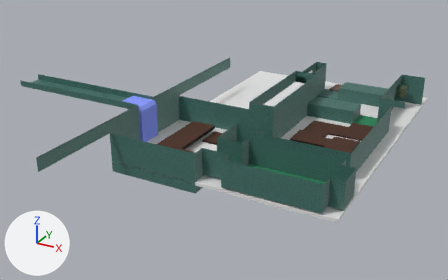
Renders of the Blender file Assets/World/Level0/Raw/Level0.blend from each side of a commit.
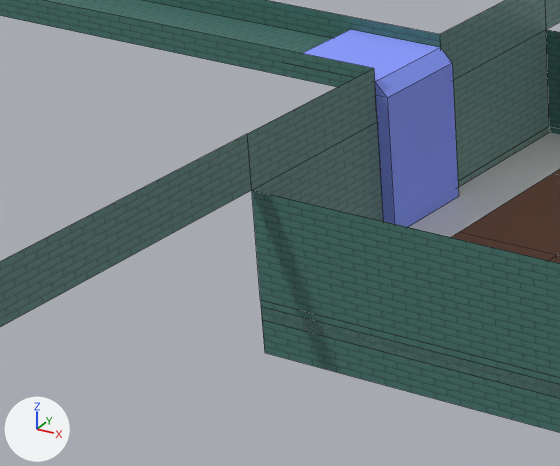
Each version is shown whole from a 50 mm lens placed at (54.2, -110.1, 76.8), pointed at (-34.5, 51.2, -3.9), then close up on the part from 11% to 41% of the width and 32% to 71% of the height. Lighting does not change. The marker at lower left points along +X, +Y and +Z. The close-ups show mesh edges as thin lines.

Names of what the first close-up shows: 'Lava 0', 'Level 0', 'Waterfall'.
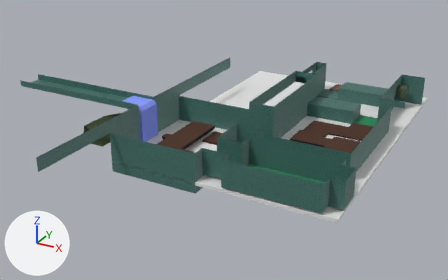
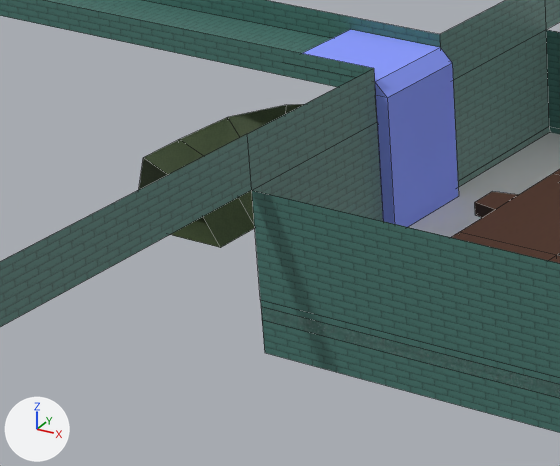
Where the change shows, as pixel boxes (x1, y1, x2, y2) in the close-ups (560 x 466 px):
part 1 of me_plane, built on (green)
    after: (139, 104, 304, 248)
part 2 of me_plane, added
    after: (475, 191, 518, 217)

Edits to the bpy script that builds the scene:
```text
Change me_plane:
    used by ob_level_0; location = (0.0, 0.0, 0.0)
    verts and faces of me_plane; kept vertices keep their numbers, new ones are numbered from 323
    remove me_plane.from_pydata(...)  # 323 vertices, 242 faces, 5 loose edges; spans x -100.0..16.0, y -12.0..104.0, z -4.0..12.0
    add me_plane.from_pydata(...)  # 347 vertices, 262 faces, 5 loose edges; spans x -100.0..16.0, y -12.0..104.0, z -4.0..12.0
    me_plane part 1
    1 face is deleted
    16 vertices are added at x -70.0..-61.0, y 24.0..36.7, z -1.5..5.2
    16 new faces join them, mat_uv_riverrock
    me_plane part 2
    add verts[331] = (-44.0, 32.5, 1.0)
    add verts[332] = (-44.0, 35.5, 1.0)
    add verts[333] = (-46.0, 32.9, 1.0)  # pixel (475, 215)
    add verts[334] = (-46.0, 35.1, 1.0)
    add for new, old in zip([*range(335, 339)], [*range(331, 335)]): verts[new] = verts[old] + (0.0, 0.0, 1.0)
    add faces += [(335, 336, 338, 337), (331, 333, 334, 332)]  # mat_planks
    add faces += [(331, 335, 337, 333), (333, 337, 338, 334), (332, 334, 338, 336)]  # mat_planks_dark
```
